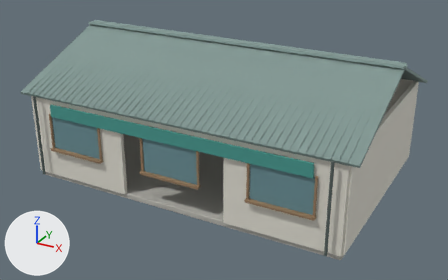
A saved change to the Blender file art/blender/coastal_culture.blend.
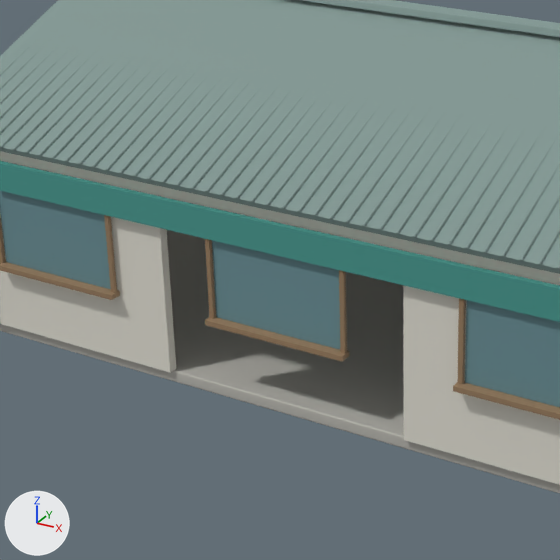
Each version appears first whole from a camera (50 mm lens) standing at (10.47, -19.44, 10.64) and looking at (0.09, -0.57, 1.21), and next in a close-up on the part from 12% to 65% of the width and 13% to 98% of the height. The axes (+X, +Y, +Z) are drawn at lower left. The lights are the same throughout. The first two pictures are the older version.

Names of what the first close-up shows: 'concrete', 'glass', 'plaster', 'roof', 'teal', 'wood'.
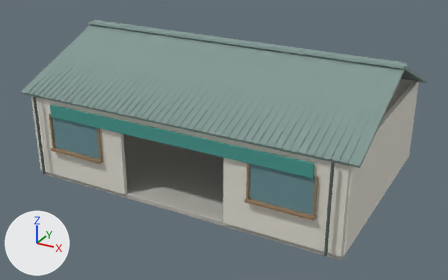
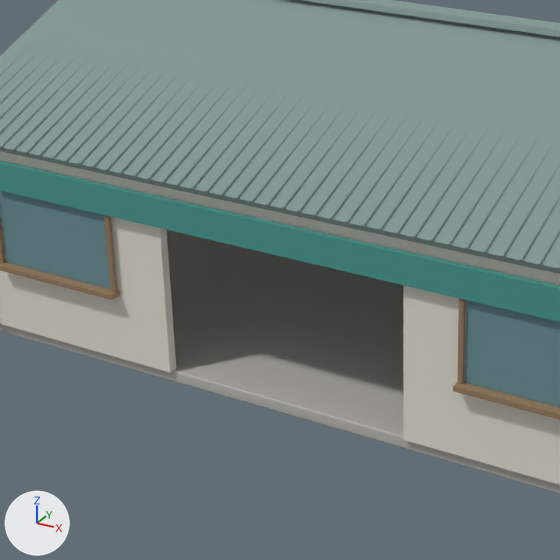
What differs and where, as boxes (x1, y1, x2, y2) in the close-ups (560 x 560 px):
part 1 of me_cube_156, deleted (cyan)
    before: (212, 240, 340, 350)
part 2 of me_cube_159, deleted (brown)
    before: (205, 239, 216, 319)
part 3 of me_cube_159, deleted (brown)
    before: (339, 270, 347, 353)
part 4 of me_cube_159, deleted (brown)
    before: (205, 316, 349, 362)

Diff of the bpy script that builds the scene:
```diff
--- a/art/blender/coastal_culture.blend.py
+++ b/art/blender/coastal_culture.blend.py
@@ me_cube_156 @@
 # used by ob_glass; location = (-4.0, -4.09, 1.8)
-me_cube_156.from_pydata(...)  # 24 vertices, 18 faces; spans x -1.05..9.05, y -0.03..0.03, z -0.62..0.62
+me_cube_156.from_pydata(...)  # 16 vertices, 12 faces; spans x -1.05..9.05, y -0.03..0.03, z -0.62..0.62
+# me_cube_156 part 1: the loose piece of 8 vertices spanning x 2.95..5.05, y -0.03..0.03, z -0.62..0.62 is deleted
 me_cube_156.materials.append(mat_glass)
@@ me_cube_159 @@
 # used by ob_wood; location = (-4.0, -4.17, 1.13)
-me_cube_159.from_pydata(...)  # 72 vertices, 54 faces; spans x -1.15..9.15, y -0.09..0.09, z -0.04..1.37
+me_cube_159.from_pydata(...)  # 48 vertices, 36 faces; spans x -1.15..9.15, y -0.09..0.09, z -0.04..1.37
+# me_cube_159 part 2: the loose piece of 8 vertices spanning x 2.87..2.94, y 0.0..0.06, z -0.03..1.37 is deleted
+# me_cube_159 part 3: the loose piece of 8 vertices spanning x 5.07..5.13, y 0.0..0.06, z -0.03..1.37 is deleted
+# me_cube_159 part 4: the loose piece of 8 vertices spanning x 2.85..5.15, y -0.09..0.09, z -0.04..0.04 is deleted
 me_cube_159.materials.append(mat_wood)
```
